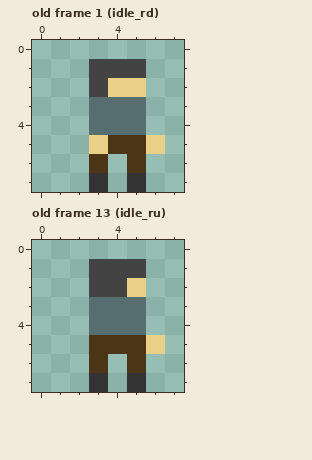
Two versions of one pixel-art file, resources/hero/player.aseprite. The picture above is the old version.
8x8 pixels, 16 frames. Shown: old frame 1 (idle_rd), old frame 13 (idle_ru). The commit also changed other frames, which this record leaves out.
After the commit:
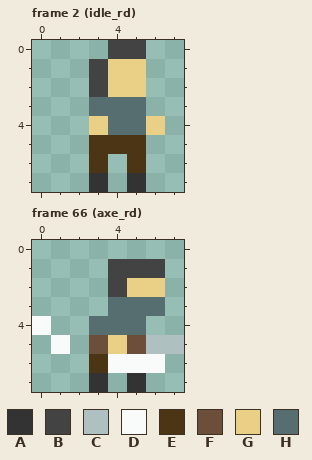
Palette (. is transparent): A #333333  B #434343  C #afc0c1  D #f9fafa  E #4b3515  F #6b4f3a  G #e9d086  H #566e70
A new or re-ordered frame is compared with the old frame closest to it.
The commit says: Improve axe and player anim
Changes in this commit:
frames 16 -> 72
Frame 2 (idle_rd) is new; against old frame 1 (idle_rd):
The author put colour B in row 0 at x 4 to 5.
Colour G becomes colour E in row 5 at x 3.
The author put colour G in row 4 at x 6.
Colour B becomes colour G in row 1 at x 4 to 5.
Colour H becomes colour G in row 4 at x 3.
The author cleared colour G in row 5 at x 6.
Frame 66 (axe_rd) is new; against old frame 13 (idle_ru):
The author put colour B in row 1 at x 6.
The author put colour C in row 5 at x 7.
Colour G becomes colour C in row 5 at x 6.
The author put colour D in row 4 at x 0; in row 5 at x 1; in row 6 at x 4 and 6.
Colour E becomes colour D in row 6 at x 5.
Colour E becomes colour F in row 5 at x 3 and 5.
The author put colour G in row 2 at x 6.
Colour E becomes colour G in row 5 at x 4.
The author put colour H in row 3 at x 6.
The author cleared colour B in rows 1 to 2 at x 3.
The author cleared colour H in row 3 at x 3.
